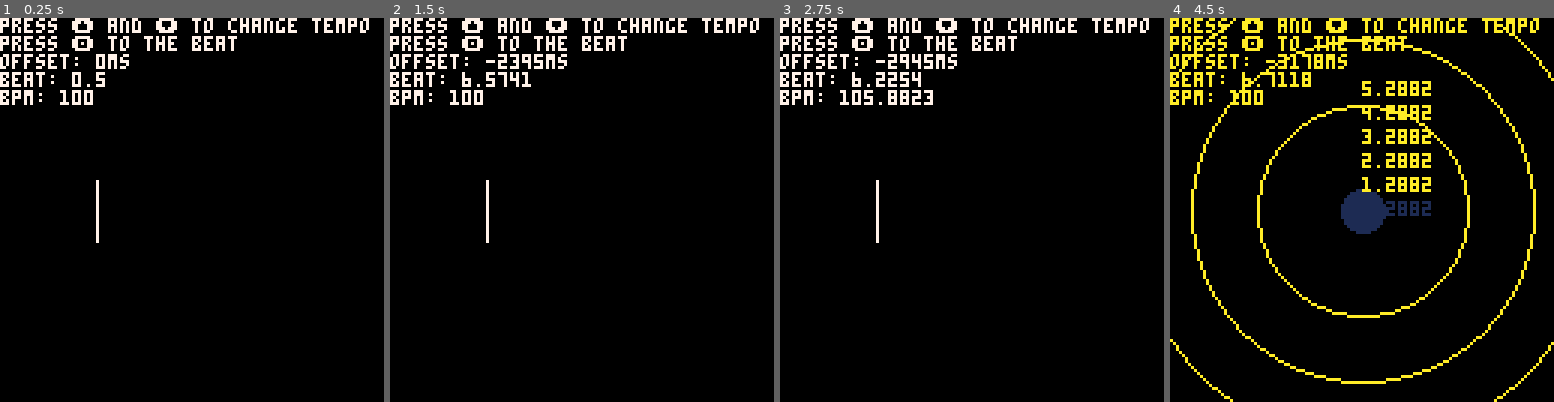
Above: before the commit, frames 1-4 (left to right).
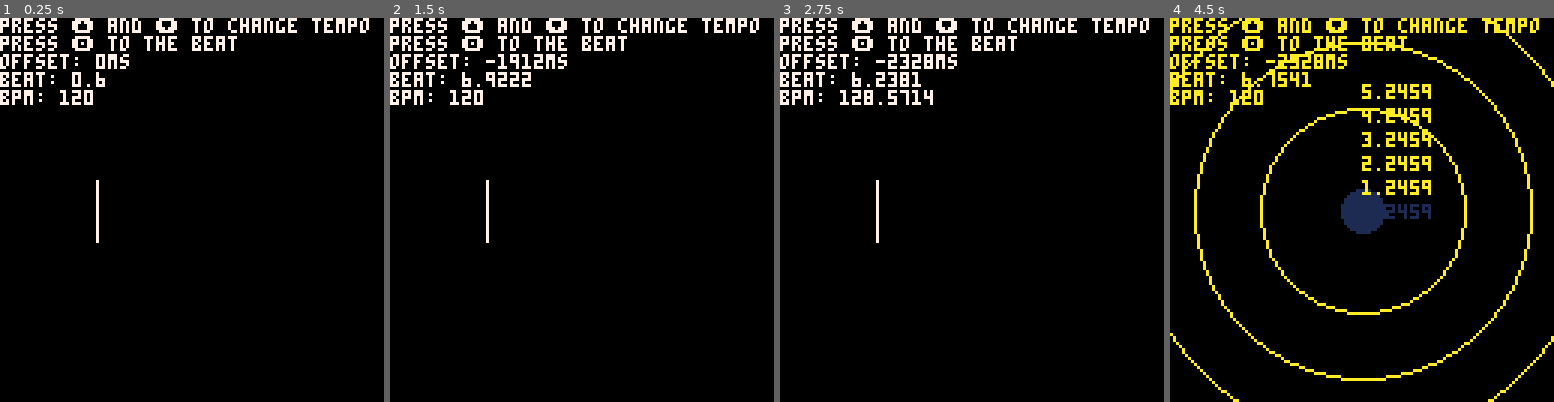
Above: after the commit, the same moments.

Repository: Bakawy/Pico_Games
Game: PICO-8 cartridge beat_game.p8
The game is run twice, just before and just after one commit, with the same random seed, the same clock (stepped at 60 frames per second) and the same inputs.
Inputs:
- Up to frame 1 (0.25 s): no input
- Up to frame 2 (1.5 s): tap X (X key) at 0.33, 1.07 s; tap O (Z key) at 0.7 s
- Up to frame 3 (2.75 s): hold Right 1.6-2.1 s; tap O (Z key) at 1.7, 2.1, 2.5 s; tap X (X key) at 1.85 s; hold Up 2.15-2.42 s; hold Right from 2.47 s (still down)
- Up to frame 4 (4.5 s): tap O (Z key) every 0.4 s from 2.9 to 4.1 s; tap X (X key) at 2.97, 4.08 s; release Right at 3.03 s; hold Left 3.08-3.58 s; hold Down 3.63-3.97 s; hold Right from 4.02 s (still down)

The runs differ from the first frame. In frame 1, less than 0.1% of the frame differs, in the area x 18-28%, y 14-22%; in frame 2, 0.3%; in frame 3, 0.3%; in frame 4, 9.1%, in the area x 0-100%, y 0-100%.

Commit message:
improved song

Diff:
--- a/beat_game.p8
+++ b/beat_game.p8
@@ -8,7 +8,7 @@
     cls(0)
 
     -- Timing system
-    spd = 18
+    spd = 15
     bpm = 1800/spd
     beatlength = 60/bpm
     maxpulse = 360
Not shown, changed: the thumbnail (__label__) section of beat_game.p8
Not shown, changed: the sound effects (__sfx__) section of beat_game.p8
Not shown, changed: pages/beat_game.js
